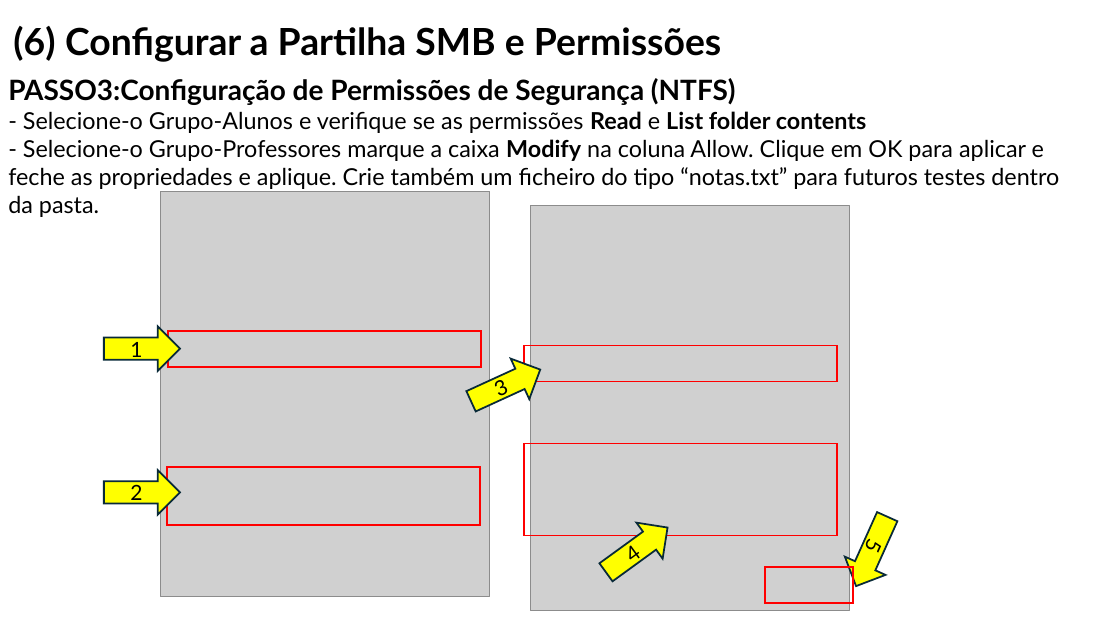
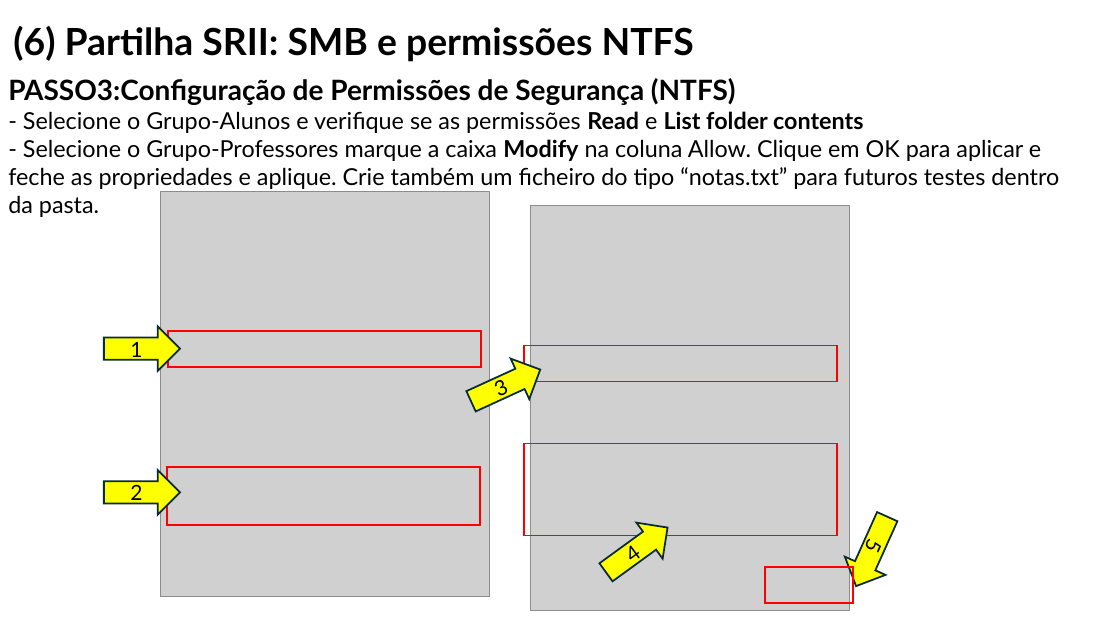
Before and after one commit to orlandonss/TrabalhoSR2, a slide deck: slide 24 of Apresentacoes_Workshop/WORKSHOP WINDOWS AD DS & LINUX SERVICES.pptx. Drawn at 1120x630 pixels with LibreOffice and Linux fonts; fonts in the diff are those of the drawing; grey boxes stand for pictures. Boxes give left, top, right and bottom in pixels: in the first picture for what was removed or moved away, otherwise in the second. Text is boxed around its words. In the diff, an @@ line names an element or a change of style, - is before the commit and + after.

```diff
--- a/Apresentacoes_Workshop/WORKSHOP WINDOWS AD DS & LINUX SERVICES.pptx
+++ b/Apresentacoes_Workshop/WORKSHOP WINDOWS AD DS & LINUX SERVICES.pptx
@@ title at <box>13,26,694,62</box>: text changed @@
-(6) Configurar a Partilha SMB e Permissões
+(6) Partilha SRII: SMB e permissões NTFS
@@ text at <box>8,111,1059,189</box>: text changed @@
-- Selecione-o Grupo-Alunos e verifique se as permissões Read e List folder contents
-- Selecione-o Grupo-Professores marque a caixa Modify na coluna Allow. Clique em OK para aplicar e feche as propriedades e aplique. Crie também um ficheiro do tipo “notas.txt” para futuros testes dentro da pasta.
+- Selecione o Grupo-Alunos e verifique se as permissões Read e List folder contents
+- Selecione o Grupo-Professores marque a caixa Modify na coluna Allow. Clique em OK para aplicar e feche as propriedades e aplique. Crie também um ficheiro do tipo “notas.txt” para futuros testes dentro da pasta.
```
Also in this commit, not shown: 34 other slides changed, 6 slides added, 9 slides removed, 2 other files.
